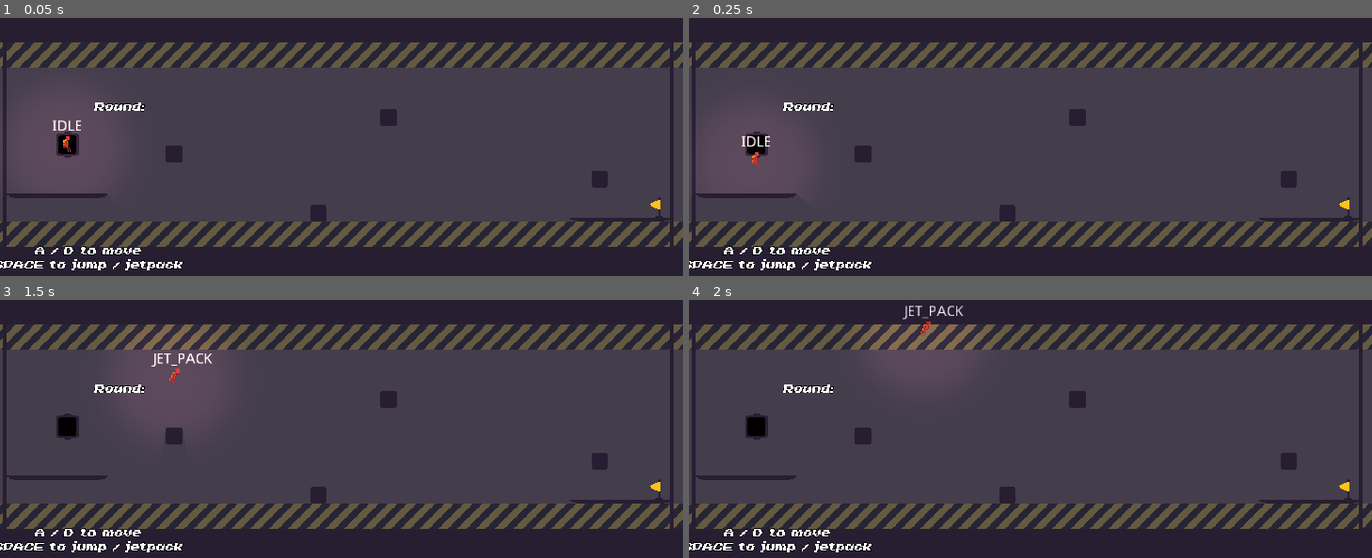
Above: before the commit, frames 1-4 (two rows, left to right).
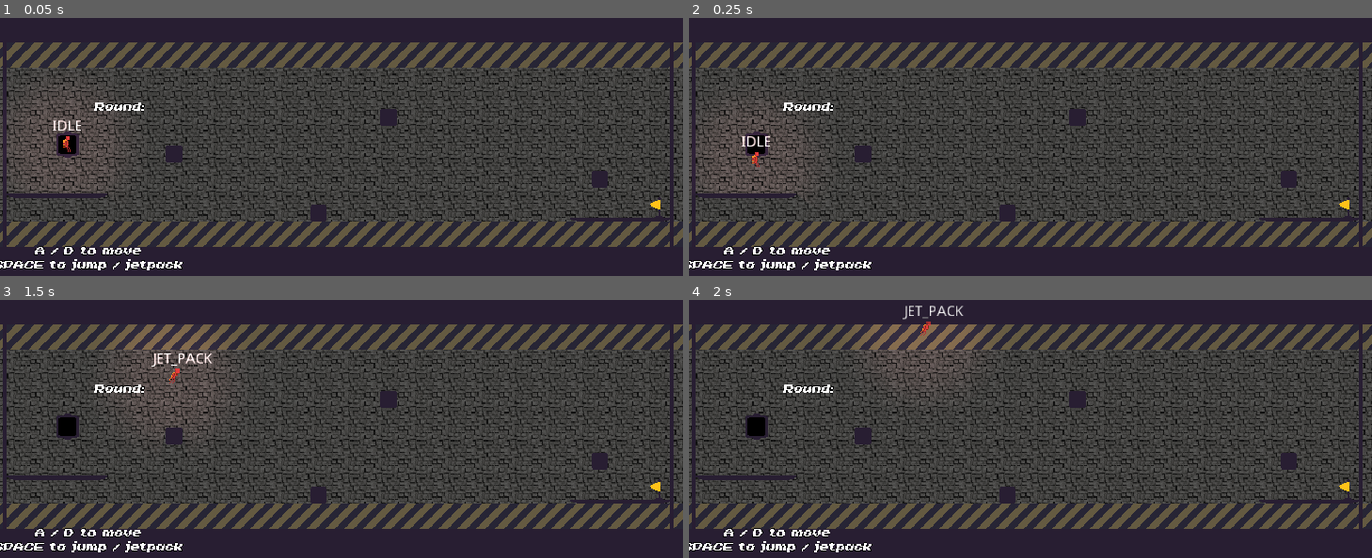
Above: after the commit, the same moments.

Repository: Wes-Ray/Jetpack-Jaywalker
Game: Godot game, scene res://Level.tscn
Same seed, same stepped clock (60 frames per second), same inputs: the game is played once before the commit and once after it. The engine's default icon, where the game draws it, is replaced by a stand-in: a white triangle on a blue panel in a dark square.
Inputs (mouse positions are in pixels of both pictures, inside the frame that each line leads up to):
- Up to frame 1 (0.05 s): no input
- Up to frame 2 (0.25 s): no input
- Up to frame 3 (1.5 s): tap Enter (ui_accept) at 0.5, 0.77 s; move the mouse to (491, 416) at 0.52 s; hold D (move_right) from 0.53 s (still down); click (491, 416) at 0.6 s; move the mouse to (204, 454) at 1.27 s; click (204, 454) at 1.35 s
- Up to frame 4 (2 s): keep holding D (move_right); tap Enter (ui_accept) at 1.52 s

The runs differ from the first frame. In frame 1, 16% of the frame differs, in the area x 0-100%, y 19-79%; in frame 2, 16%; in frame 3, 16%; in frame 4, 15%.

Commit message:
playing around with background sprites

Diff:
--- a/Level.tscn
+++ b/Level.tscn
@@ -4,7 +4,7 @@
 [ext_resource path="res://Main.gd" type="Script" id=2]
 [ext_resource path="res://ZapWall/ChaseWall.tscn" type="PackedScene" id=3]
 [ext_resource path="res://World/Floor.tscn" type="PackedScene" id=4]
-[ext_resource path="res://World/wallpaper.png" type="Texture" id=5]
+[ext_resource path="res://World2/wall3_32.png" type="Texture" id=5]
 [ext_resource path="res://Replay2/ReplayController.tscn" type="PackedScene" id=6]
 [ext_resource path="res://World/flag.png" type="Texture" id=7]
 [ext_resource path="res://World/Deathzone.tscn" type="PackedScene" id=8]
Binary file added: World2/wall2.png
Not shown, added: World2/wall2.png.import
Binary file added: World2/wall3.png
Not shown, added: World2/wall3.png.import
Binary file added: World2/wall3_32.png
Not shown, added: World2/wall3_32.png.import
Binary file added: World2/wall4.png
Not shown, added: World2/wall4.png.import
Binary file added: World2/wall5.png
Not shown, added: World2/wall5.png.import
Binary file added: World2/wall_box.png
Not shown, added: World2/wall_box.png.import
